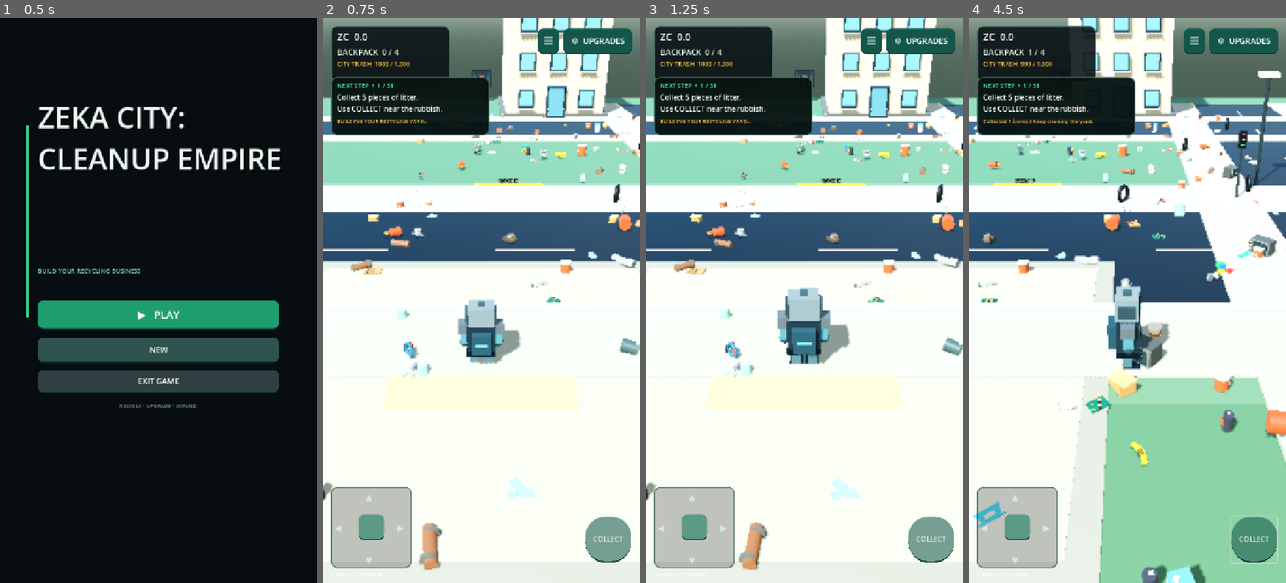
Above: before the commit, frames 1-4 (left to right).
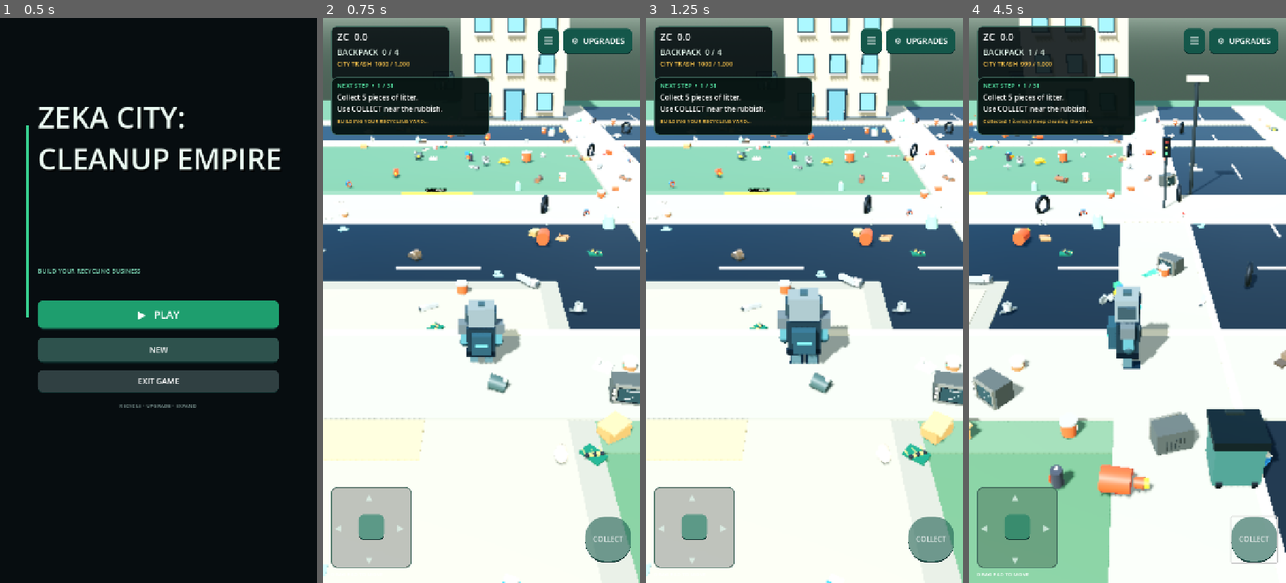
Above: after the commit, the same moments.

Repository: zekainstabot/trash-empire
Game: Godot game, scene res://Scenes/Main.tscn
The game is run twice, just before and just after one commit, with the same random seed, the same clock (stepped at 60 frames per second) and the same inputs.
Inputs (mouse positions are in pixels of both pictures, inside the frame that each line leads up to):
- Up to frame 1 (0.5 s): no input
- Up to frame 2 (0.75 s): click "▶ PLAY" at 0.5 s
- Up to frame 3 (1.25 s): no input
- Up to frame 4 (4.5 s): move the mouse to (1197, 272) at 1.27 s; hold D (move_right) 1.28-2 s; click (1197, 272) at 1.42 s; drag from (1064, 328) to (1111, 413) at 2.02 s; click "COLLECT" at 2.75 s; move the mouse to (1159, 176) at 3.52 s; hold D (move_right) 3.53-4.25 s; drag from (1111, 413) to (1032, 215) at 4.27 s

Frame 1 is identical in both runs. In frame 2, 30% of the frame differs, in the area x 0-100%, y 0-100%; in frame 3, 30%; in frame 4, 61%.

Commit message:
Spawn player beside factory entrance

Diff:
--- a/Scripts/main.gd
+++ b/Scripts/main.gd
@@ -1378,7 +1378,8 @@
 	player = CharacterBody3D.new()
 	player.name = "Player"
 	player.set_script(PLAYER_SCRIPT)
-	player.position = Vector3(0, 0.05, 7)
+	# Start beside the factory entrance, not in the middle of the city.
+	player.position = Vector3(3.5, 0.05, 5.5)
 	player.set("move_speed", 4.5 + float(speed_upgrade_level - 1) * 0.75)
 	add_child(player)
 
